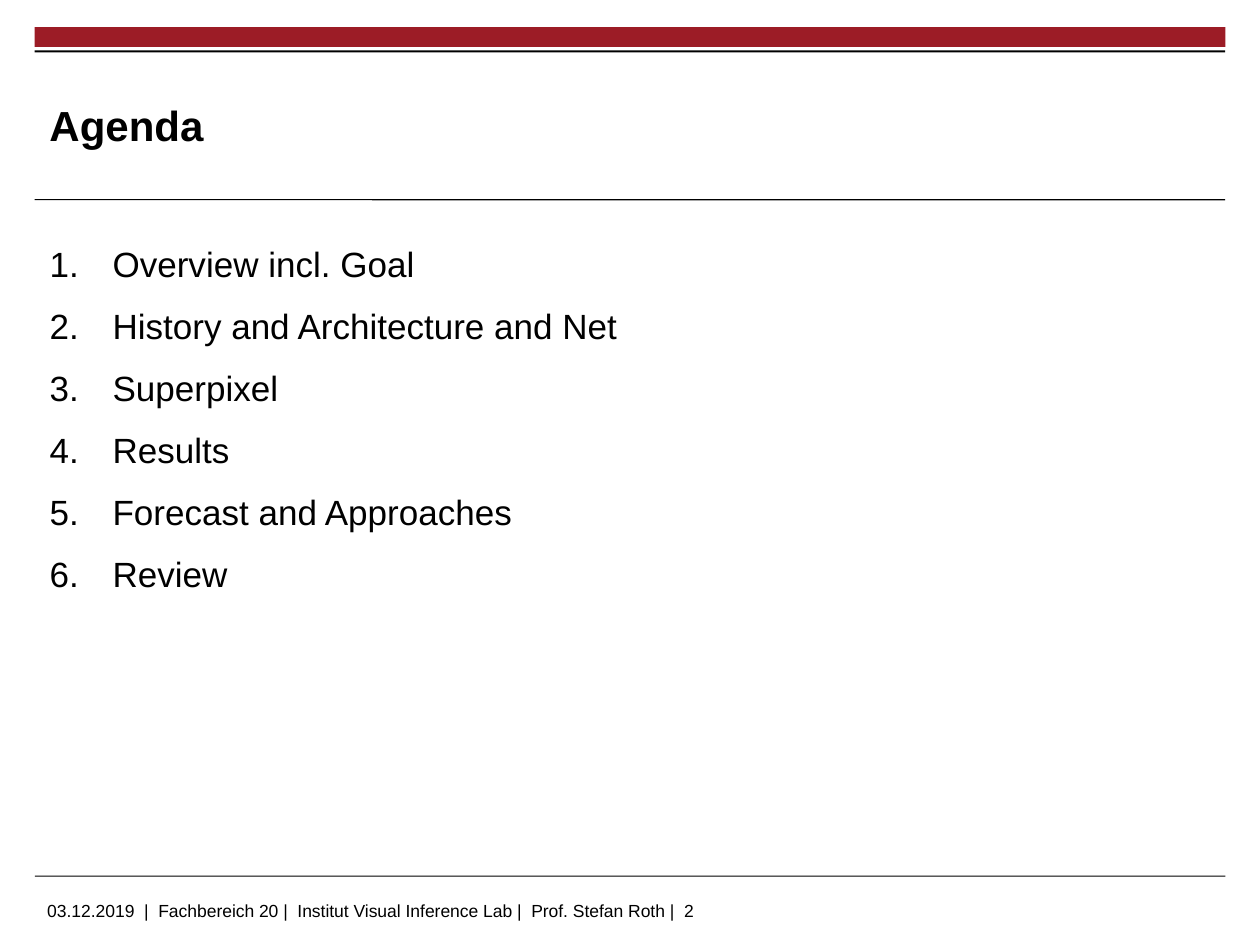
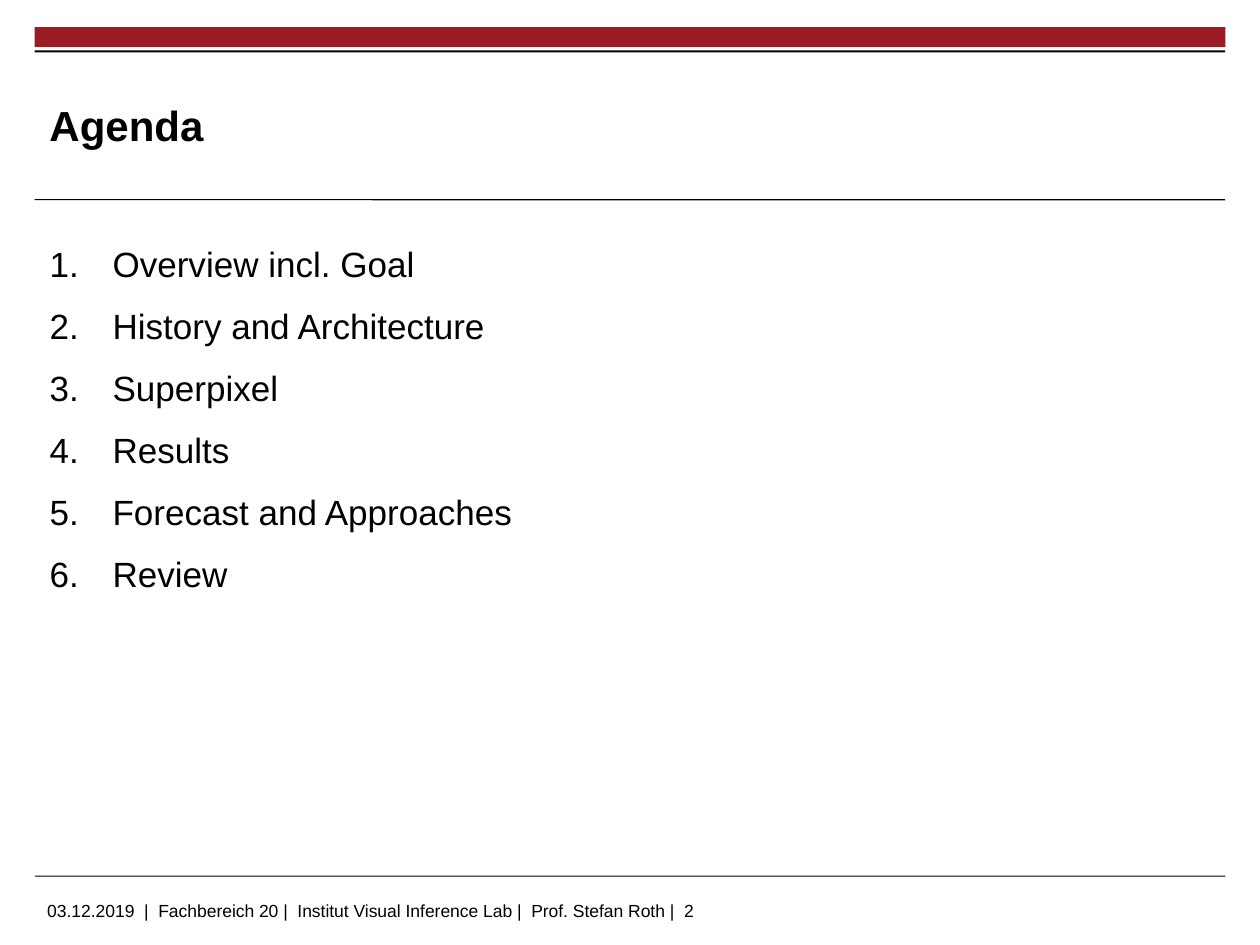
Before and after one commit to jhd-old/Deep-Learning-Lab, a slide deck: slide 2 of meetings/2019_12_12_midterm/midterm_jan.pptx. Drawn at 1260x945 pixels with LibreOffice and Linux fonts; fonts in the diff are those of the drawing; background and template pictures are left out. Boxes give left, top, right and bottom in pixels: in the first picture for what was removed or moved away, otherwise in the second. Text is boxed around its words. In the diff, an @@ line names an element or a change of style, - is before the commit and + after.

Commit message:
small correction in agenda

```diff
--- a/meetings/2019_12_12_midterm/midterm_jan.pptx
+++ b/meetings/2019_12_12_midterm/midterm_jan.pptx
@@ text at [113,313,485,346]: text changed @@
-2. History and Architecture and Net
+2. History and Architecture
```
Also in this commit, not shown: 1 other slide changed, 4 other files.
